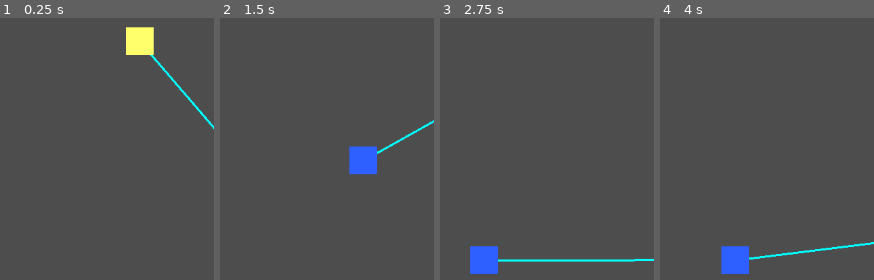
Above: before the commit, frames 1-4 (left to right).
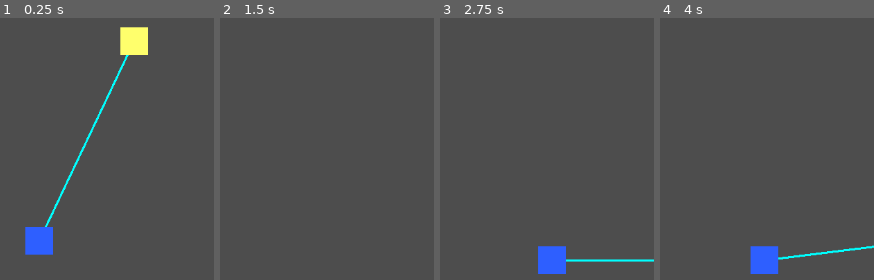
Above: after the commit, the same moments.

Repository: Bakwan-Company/Astro-Knot
Game: Godot game, scene res://levels/test_level/TestLevel.tscn
Same seed, same stepped clock (60 frames per second), same inputs: the game is played once before the commit and once after it.
Inputs:
- Up to frame 1 (0.25 s): no input
- Up to frame 2 (1.5 s): hold F (interact, bound only after the commit) 0.53-1.28 s; hold D (move_right) from 0.53 s (still down); tap Space (jump) at 0.77 s; tap Q (reel_in) at 1.35 s
- Up to frame 3 (2.75 s): tap Space (jump) at 1.52 s; tap F (interact, bound only after the commit) at 1.55, 2.3 s; release D (move_right) at 2.03 s; hold A (move_left) from 2.03 s (still down); hold E (reel_out) from 2.03 s (still down)
- Up to frame 4 (4 s): release A (move_left) at 2.78 s; release E (reel_out) at 2.78 s; hold D (move_right) from 2.78 s (still down); tap F (interact, bound only after the commit) at 2.85 s; tap Space (jump) at 3.02, 3.77 s; hold F (interact, bound only after the commit) from 3.53 s (still down)

The runs differ from the first frame. In frame 1, 3.4% of the frame differs, in the area x 11-100%, y 3-91%; in frame 2, 1.7%; in frame 3, 3.1%; in frame 4, 3.7%, in the area x 28-100%, y 85-98%.

Commit message:
feat: added interactable terminal

Diff:
--- /dev/null
+++ b/interactables/bridge/bridge.gd
@@ -0,0 +1,15 @@
+extends StaticBody2D
+
+@onready var collision_shape = $CollisionShape2D
+@onready var visual = $ColorRect
+
+func _ready() -> void:
+	set_bridge_status(false)
+
+func set_bridge_status(is_active: bool) -> void:
+	collision_shape.set_deferred("disabled", !is_active)
+
+	if is_active:
+		visual.modulate.a = 1.0
+	else:
+		visual.modulate.a = 0.3
--- /dev/null
+++ b/interactables/bridge/bridge.tscn
@@ -0,0 +1,18 @@
+[gd_scene format=3 uid="uid://chcrb30hqjv5r"]
+
+[ext_resource type="Script" uid="uid://bws7bi2ooedg4" path="res://interactables/bridge/bridge.gd" id="1_c8nbd"]
+
+[sub_resource type="RectangleShape2D" id="RectangleShape2D_fjqgq"]
+size = Vector2(22, 20)
+
+[node name="Bridge" type="StaticBody2D" unique_id=115589489]
+script = ExtResource("1_c8nbd")
+
+[node name="CollisionShape2D" type="CollisionShape2D" parent="." unique_id=405998688]
+shape = SubResource("RectangleShape2D_fjqgq")
+
+[node name="ColorRect" type="ColorRect" parent="." unique_id=1743805602]
+offset_left = -11.0
+offset_top = -10.0
+offset_right = 11.0
+offset_bottom = 10.0
--- /dev/null
+++ b/interactables/terminal/terminal.gd
@@ -0,0 +1,41 @@
+extends Area2D
+
+signal terminal_activated(is_on: bool)
+
+@onready var visual_rect: ColorRect = $ColorRect
+
+var is_active: bool = false
+var pollux_in_range: bool = false
+
+# placeholder, will be replaced by real sprites
+var color_on = Color.GREEN
+var color_off = Color.RED
+
+func _ready() -> void:
+	body_entered.connect(_on_body_entered)
+	body_exited.connect(_on_body_exited)
+
+	visual_rect.color = color_off
+
+func _on_body_entered(body: Node2D) -> void:
+	if body.name == "Pollux":
+		pollux_in_range = true
+
+func _on_body_exited(body: Node2D) -> void:
+	if body.name == "Pollux":
+		pollux_in_range = false
+
+func _input(event: InputEvent) -> void:
+	if event.is_action_pressed("interact") and pollux_in_range:
+		toggle_terminal()
+
+func toggle_terminal() -> void:
+	is_active = !is_active
+	terminal_activated.emit(is_active)
+
+	if is_active:
+		visual_rect.color = color_on
+		print("Terminal ON - Hijau")
+	else:
+		visual_rect.color = color_off
+		print("Terminal OFF - Merah")
--- /dev/null
+++ b/interactables/terminal/terminal.tscn
@@ -0,0 +1,17 @@
+[gd_scene format=3 uid="uid://ck4alac620xrn"]
+
+[ext_resource type="Script" uid="uid://dx1vmb1ptnhvh" path="res://interactables/terminal/terminal.gd" id="1_1tpfj"]
+
+[sub_resource type="CircleShape2D" id="CircleShape2D_1tpfj"]
+radius = 21.0
+
+[node name="Terminal" type="Area2D" unique_id=1049502516]
+script = ExtResource("1_1tpfj")
+
+[node name="ColorRect" type="ColorRect" parent="." unique_id=1995231666]
+offset_right = 20.0
+offset_bottom = 20.0
+
+[node name="CollisionShape2D" type="CollisionShape2D" parent="." unique_id=1717440507]
+position = Vector2(10, 10)
+shape = SubResource("CircleShape2D_1tpfj")
--- /dev/null
+++ b/levels/interaction_test_level/interaction_test.tscn
@@ -0,0 +1,43 @@
+[gd_scene format=3 uid="uid://ck1pb47tdrf7r"]
+
+[ext_resource type="PackedScene" uid="uid://d3rhk612sc0pl" path="res://entities/pollux/Pollux.tscn" id="1_nnxqa"]
+[ext_resource type="PackedScene" uid="uid://cmn0gfamy7yaj" path="res://entities/castor/Castor.tscn" id="2_d8j6y"]
+[ext_resource type="PackedScene" uid="uid://byqxydxhxv7q5" path="res://systems/rope_system/RopeManager.tscn" id="3_t28sf"]
+[ext_resource type="PackedScene" uid="uid://ck4alac620xrn" path="res://interactables/terminal/terminal.tscn" id="4_wqus8"]
+[ext_resource type="PackedScene" uid="uid://chcrb30hqjv5r" path="res://interactables/bridge/bridge.tscn" id="5_ue71k"]
+
+[sub_resource type="RectangleShape2D" id="RectangleShape2D_d8j6y"]
+size = Vector2(566.5, 27)
+
+[node name="InteractionTest" type="Node2D" unique_id=2009402040]
+
+[node name="StaticBody2D" type="StaticBody2D" parent="." unique_id=1841981339]
+
+[node name="CollisionShape2D" type="CollisionShape2D" parent="StaticBody2D" unique_id=1204436379]
+position = Vector2(302.75, 116.5)
+shape = SubResource("RectangleShape2D_d8j6y")
+
+[node name="Pollux" parent="." unique_id=1878608427 instance=ExtResource("1_nnxqa")]
+position = Vector2(84, 59)
+
+[node name="Castor" parent="." unique_id=975424275 instance=ExtResource("2_d8j6y")]
+position = Vector2(282, 60)
+
+[node name="RopeManager" parent="." unique_id=709923073 node_paths=PackedStringArray("castor", "pollux") instance=ExtResource("3_t28sf")]
+castor = NodePath("../Castor")
+pollux = NodePath("../Pollux")
+
+[node name="StaticBody2D2" type="StaticBody2D" parent="." unique_id=382556499]
+
+[node name="CollisionShape2D" type="CollisionShape2D" parent="StaticBody2D2" unique_id=1093030283]
+position = Vector2(1309, 117)
+shape = SubResource("RectangleShape2D_d8j6y")
+
+[node name="Terminal" parent="." unique_id=1049502516 instance=ExtResource("4_wqus8")]
+position = Vector2(487, 82)
+
+[node name="Bridge" parent="." unique_id=115589489 instance=ExtResource("5_ue71k")]
+position = Vector2(809, 265)
+scale = Vector2(20, 1)
+
+[connection signal="terminal_activated" from="Terminal" to="Bridge" method="set_bridge_status"]
--- a/levels/test_level/TestLevel.tscn
+++ b/levels/test_level/TestLevel.tscn
@@ -13,7 +13,7 @@
 position = Vector2(1020, 194)
 
 [node name="Pollux" parent="." unique_id=1878608427 instance=ExtResource("2_1qa4p")]
-position = Vector2(1304, 499)
+position = Vector2(855, 514)
 
 [node name="StaticBody2D" type="StaticBody2D" parent="." unique_id=1208445088]
 
--- a/project.godot
+++ b/project.godot
@@ -42,6 +42,11 @@
 "events": [Object(InputEventKey,"resource_local_to_scene":false,"resource_name":"","device":-1,"window_id":0,"alt_press …(191 unchanged characters)…
 ]
 }
+interact={
+"deadzone": 0.2,
+"events": [Object(InputEventKey,"resource_local_to_scene":false,"resource_name":"","device":-1,"window_id":0,"alt_pressed":false,"shift_pressed":false,"ctrl_pressed":false,"meta_pressed":false,"pressed":false,"keycode":70,"physical_keycode":0,"key_label":0,"unicode":102,"location":0,"echo":false,"script":null)
+]
+}
 
 [physics]
 
Not shown, added: interactables/bridge/bridge.gd.uid
Not shown, added: interactables/terminal/terminal.gd.uid
